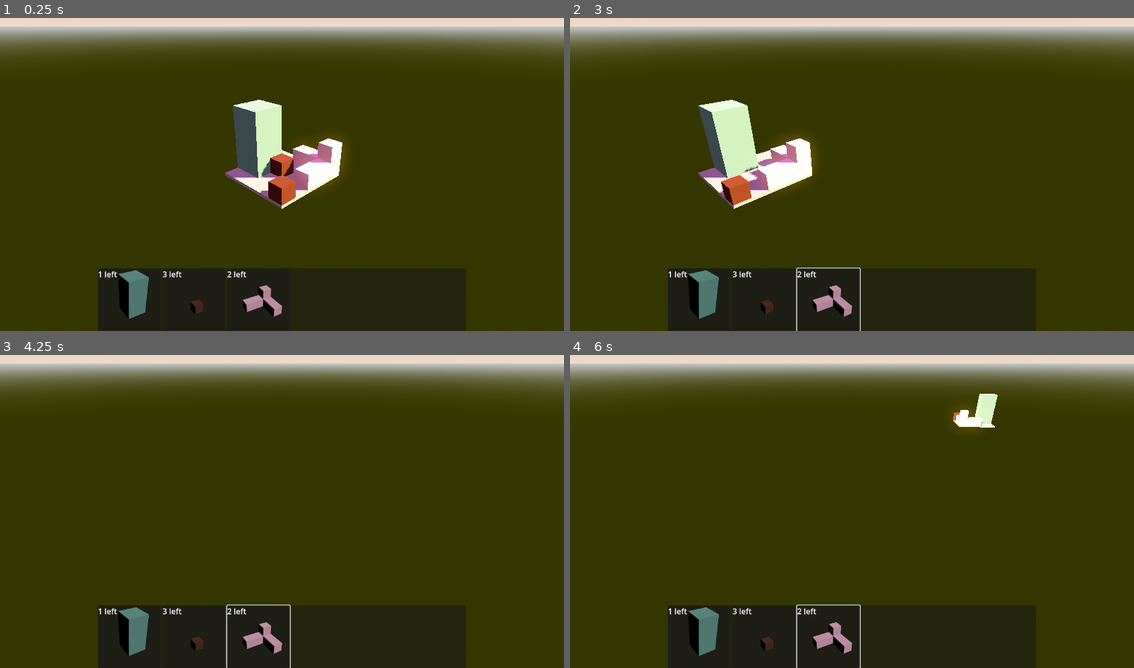
Above: before the commit, frames 1-4 (two rows, left to right).
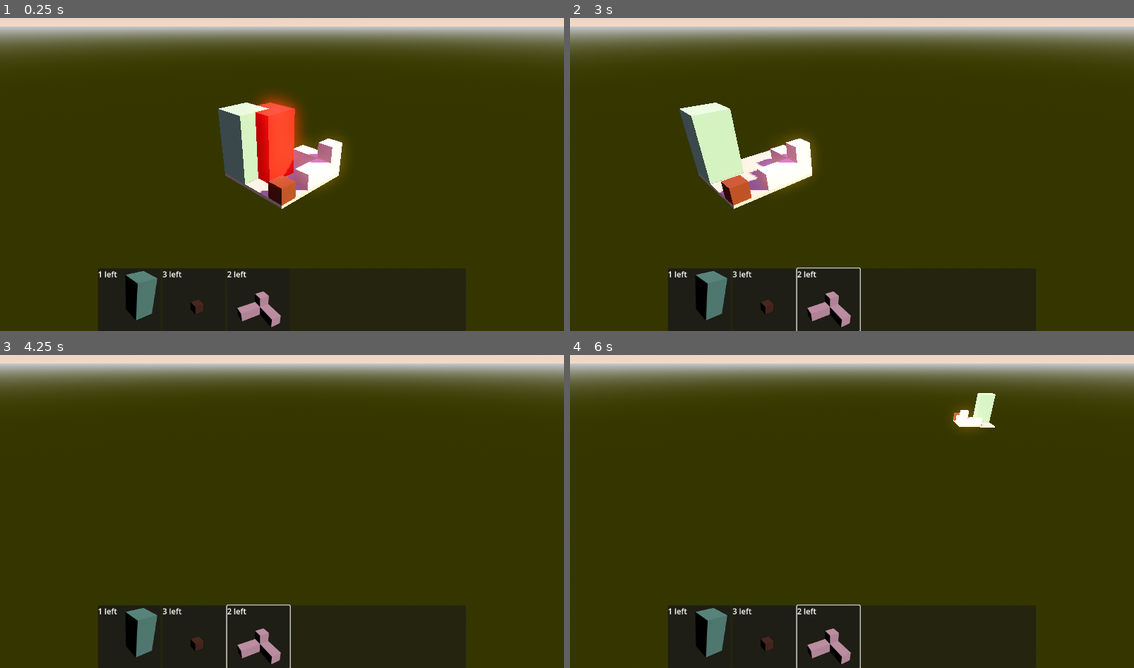
Above: after the commit, the same moments.

Repository: TomMurray/ld54
Game: Godot game, scene res://scenes/levels/test_level.tscn
The game is run twice, just before and just after one commit, with the same random seed, the same clock (stepped at 60 frames per second) and the same inputs.
Inputs (mouse positions are in pixels of both pictures, inside the frame that each line leads up to):
- Up to frame 1 (0.25 s): no input
- Up to frame 2 (3 s): click "1 left" at 0.5 s; click "3 left" at 1.25 s; click "2 left" at 2 s; tap Enter at 2.75 s; move the mouse to (976, 155) at 2.77 s; hold D (move_right) from 2.78 s (still down); click (976, 155) at 2.85 s
- Up to frame 3 (4.25 s): release D (move_right) at 3.5 s; drag from (169, 524) to (253, 574) at 3.52 s
- Up to frame 4 (6 s): tap Space at 4.25 s; move the mouse to (908, 439) at 4.27 s; hold D (move_right) 4.28-5 s; hold Q (rotate_anticlockwise) 4.28-5 s; drag from (823, 574) to (682, 461) at 5.02 s; tap Enter at 5.75 s; move the mouse to (1021, 558) at 5.77 s; hold A (move_left) from 5.78 s (still down); hold Middle mouse button (rotate_drag) from 5.78 s (still down)

The runs differ from the first frame. In frame 1, 4.4% of the frame differs, in the area x 20-54%, y 23-99%; in frame 2, 3.0%; in frame 3, 1.1%; in frame 4, 1.2%.

Commit message:
Some more hacking about to get red highlight when overlapping existing buildings working

Diff:
--- a/scenes/constructibles/apartment_block.tscn
+++ b/scenes/constructibles/apartment_block.tscn
@@ -14,7 +14,7 @@
 visual_element = NodePath("placement_offset/CSGBox3D")
 
 [node name="placement_offset" type="Node3D" parent="."]
-transform = Transform3D(1, 0, 0, 0, 1, 0, 0, 0, 1, 0, 2, 0)
+transform = Transform3D(1, 0, 0, 0, 1, 0, 0, 0, 1, 0.5, 2, 0.5)
 
 [node name="CSGBox3D" type="CSGBox3D" parent="placement_offset"]
 material_override = SubResource("StandardMaterial3D_g0ymm")
--- a/scenes/constructibles/school.tscn
+++ b/scenes/constructibles/school.tscn
@@ -20,7 +20,7 @@
 visual_element = NodePath("placement_offset/CSGCombiner3D")
 
 [node name="placement_offset" type="Node3D" parent="."]
-transform = Transform3D(1, 0, 0, 0, 1, 0, 0, 0, 1, 1, 0.5, -1)
+transform = Transform3D(1, 0, 0, 0, 1, 0, 0, 0, 1, 0, 0.5, 0)
 
 [node name="CSGCombiner3D" type="CSGCombiner3D" parent="placement_offset"]
 material_override = SubResource("StandardMaterial3D_l0313")
--- a/scenes/levels/test_level.tscn
+++ b/scenes/levels/test_level.tscn
@@ -73,13 +73,13 @@
 res_display = NodePath("../CanvasLayer/MarginContainer/PanelContainer/inventory_display")
 
 [node name="apartment_block" parent="level" instance=ExtResource("1_6wnr6")]
-transform = Transform3D(1, 0, 0, 0, 1, 0, 0, 0, 1, 0.5, 0, 1.5)
+transform = Transform3D(1, 0, 0, 0, 1, 0, 0, 0, 1, 1, 0, 1)
 
 [node name="house_small" parent="level" instance=ExtResource("2_qea0p")]
 transform = Transform3D(1, 0, 0, 0, 1, 0, 0, 0, 1, 2, 0, -2)
 
 [node name="school" parent="level" instance=ExtResource("3_aaft4")]
-transform = Transform3D(-4.37114e-08, 0, 1, 0, 1, 0, -1, 0, -4.37114e-08, -1, 0, -1)
+transform = Transform3D(-4.37114e-08, 0, 1, 0, 1, 0, -1, 0, -4.37114e-08, -2, 0, -2)
 
 [node name="floor" type="CSGBox3D" parent="level"]
 transform = Transform3D(1, 0, 0, 0, 1, 0, 0, 0, 1, 0, -0.1, 0)
--- a/scripts/builder.gd
+++ b/scripts/builder.gd
@@ -10,7 +10,7 @@
 @onready var placement_point : Node3D = $display_anchor
 var curr_constructible : Constructible = null
 
-const selected_constructible : PackedScene = preload("res://scenes/constructibles/house_small.tscn")
+const selected_constructible : PackedScene = preload("res://scenes/constructibles/apartment_block.tscn")
 
 
 func make_a_move(pos):
--- a/scripts/constructible.gd
+++ b/scripts/constructible.gd
@@ -5,18 +5,19 @@
 @export var visual_element : GeometryInstance3D
 
 var _unplaceable_mat = preload("res://resources/materials/unplaceable.tres") as Material
+@onready var _orig_mat = visual_element.material_override
 
 var _bodies_overlapping : Dictionary = {}
 
 func _body_entered(body : Node3D):
+	if _bodies_overlapping.is_empty():
+		visual_element.material_override = _unplaceable_mat
 	_bodies_overlapping[body] = true
-	if not visual_element.material_overlay:
-		visual_element.material_overlay = _unplaceable_mat
 
 func _body_exited(body : Node3D):
 	_bodies_overlapping.erase(body)
 	if _bodies_overlapping.is_empty():
-		visual_element.material_overlay = null
+		visual_element.material_override = _orig_mat
 
 func make_candidate():
 	var cs = collision_object.get_children()
@@ -26,7 +27,9 @@
 		area.add_child(c)
 	area.connect("body_entered", _body_entered)
 	area.connect("body_exited", _body_exited)
+	area.scale = Vector3.ONE * 0.98
 	visual_element.transparency = 0.2
+	visual_element.cast_shadow = GeometryInstance3D.SHADOW_CASTING_SETTING_OFF
 	collision_object.get_parent().add_child(area)
 	collision_object.queue_free()
 	collision_object = area
